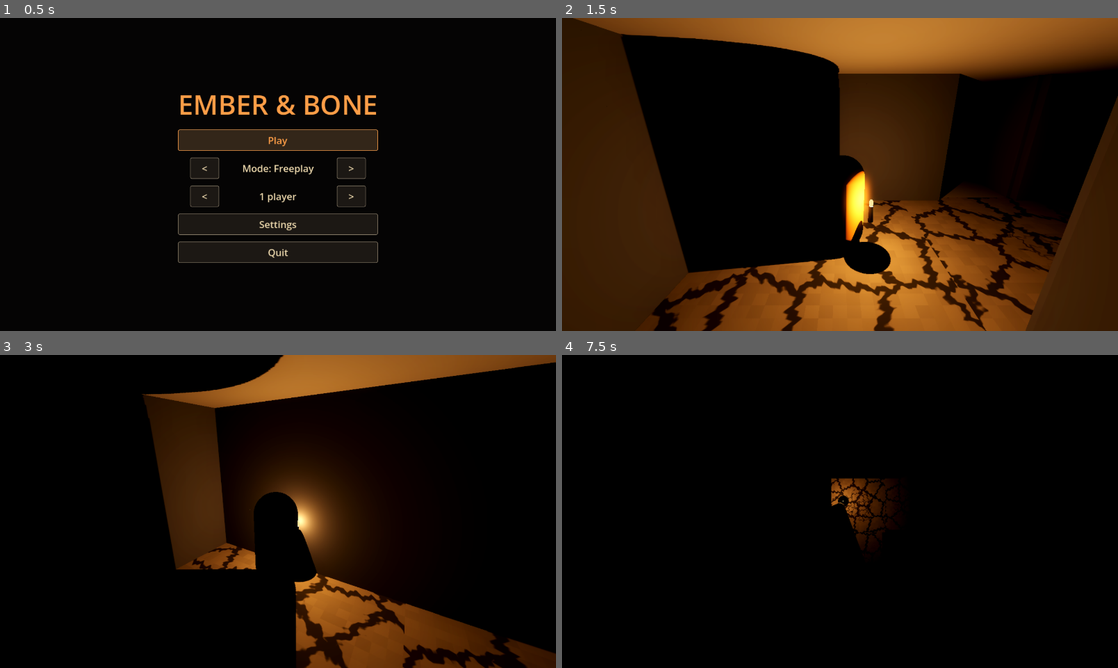
Above: before the commit, frames 1-4 (two rows, left to right).
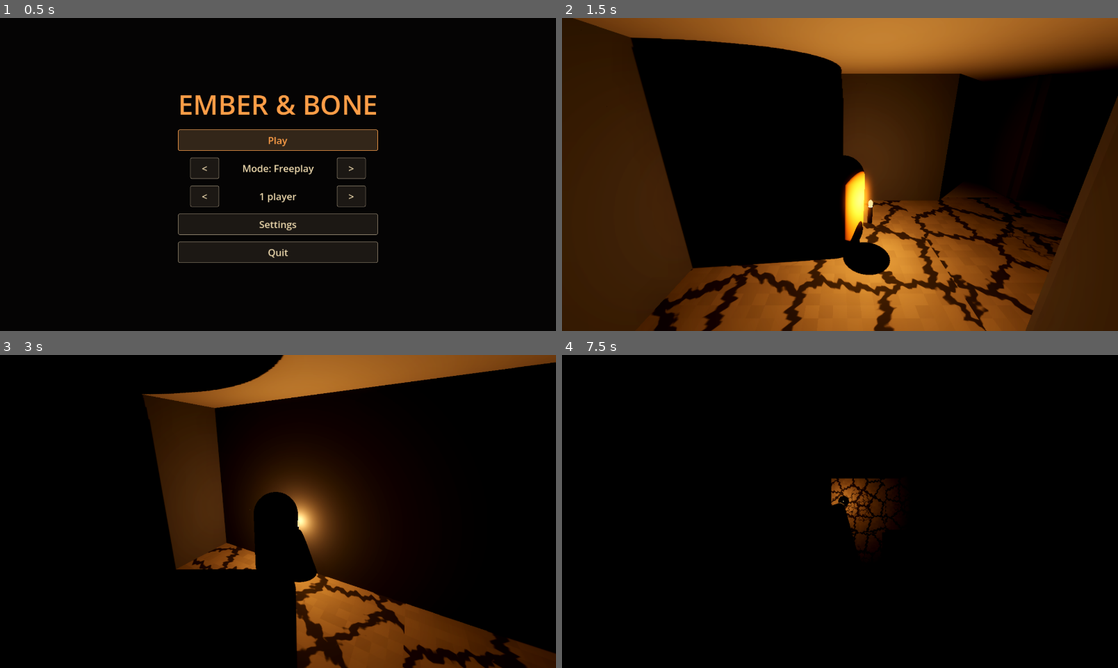
Above: after the commit, the same moments.

Repository: BrianA1995/Ember_and_Bone
Game: Godot game, scene res://ui/main_menu.tscn
The game is run twice, just before and just after one commit, with the same random seed, the same clock (stepped at 60 frames per second) and the same inputs.
Inputs (mouse positions are in pixels of both pictures, inside the frame that each line leads up to):
- Up to frame 1 (0.5 s): no input
- Up to frame 2 (1.5 s): click "Play" at 0.5 s; tap Enter (ui_accept) at 1.25 s; move the mouse to (962, 158) at 1.27 s; hold D (move_right) from 1.28 s (still down); tap V (camera_cycle) at 1.35 s; click (962, 158) at 1.42 s
- Up to frame 3 (3 s): tap Enter (ui_accept) at 1.52, 1.82, 2.27, 2.57 s; move the mouse to (250, 511) at 2.02 s; release D (move_right) at 2.03 s; hold W (move_forward) from 2.03 s (still down); tap 3 (camera_first) at 2.1 s; move the mouse to (289, 505) at 2.77 s; tap 2 (camera_third) at 2.85 s
- Up to frame 4 (7.5 s): move the mouse to (834, 517) at 3.52 s; tap 1 (camera_top) at 3.6 s; click (834, 517) at 3.67 s; tap Enter (ui_accept) at 3.77, 4.07, 4.52, 4.82, 5.75, 7.25 s; move the mouse to (1006, 558) at 4.27 s; release W (move_forward) at 4.28 s; hold A (move_left) 4.28-5 s; tap E (interact) at 4.35 s; drag from (673, 464) to (756, 433) at 5.02 s; move the mouse to (867, 511) at 5.77 s; hold S (move_back) 5.78-6.5 s; tap Shift (sprint) at 5.85 s; click (867, 511) at 5.92 s; drag from (756, 433) to (728, 527) at 6.52 s; move the mouse to (962, 495) at 7.27 s; hold W (move_forward) from 7.28 s (still down); tap C at 7.35 s

Frame 1 is identical in both runs. In frame 2, 1.8% of the frame differs, in the area x 10-60%, y 5-83%; in frame 3, less than 0.1%; in frame 4, less than 0.1%.

Commit message:
Seam: distance checks wrap, candle follows the interpolated body like the camera; add seam_shot tool
Co-Authored-By: Claude Sonnet 5.5 <noreply@anthropic.com>

Diff:
--- /dev/null
+++ b/debug/seam_shot.gd
@@ -0,0 +1,71 @@
+extends Node
+## Walks a real player out of an east-edge doorway and records the brightness of every frame
+## around the crossing (and saves those frames), to find a flash. Needs a real window (not
+## --headless) and the SHOT_DIR environment variable. Run debug/seam_shot.tscn.
+
+const SIZE := 20
+const VIEW_MODE := CameraRig.Mode.FIRST
+
+
+func _ready() -> void:
+	if OS.get_environment("NOINTERP_TREE") != "":
+		get_tree().set_physics_interpolation_enabled(false)
+	GameSettings.player_count = 1
+	GameSettings.maze_size = SIZE
+	GameSettings.start_view = VIEW_MODE
+	GameInput.configure(1)
+	var game := (load("res://game/game.tscn") as PackedScene).instantiate() as LocalGame
+	if OS.get_environment("SEAM_DEPTH") != "":
+		game.get_node("MazeManager/MazeView").seam_depth = int(OS.get_environment("SEAM_DEPTH"))
+	add_child(game)
+	await _frames(20)
+	var manager: MazeManager = game.get_node("MazeManager")
+	manager.start_collapse_delay = 0.0
+	var player: Player = game.players[0]
+	var east_x := SIZE / 2 - 1
+	var found := false
+	for z in range(-SIZE / 2 + 2, SIZE / 2 - 2):
+		player.warp_to(Vector3((east_x - 1) * 4.0, 0.8, z * 4.0))
+		await _frames(40)
+		if manager.grid.is_open(Vector2i(east_x, z), 1) and manager.grid.is_open(Vector2i(east_x - 1, z), 1):
+			found = true
+			break
+	print("doorway found: ", found)
+	var rig: CameraRig = game.rigs[0]
+	rig.yaw = 0.0
+	Input.action_press(&"move_right")
+	var previous := 0.0
+	if OS.get_environment("NOINTERP") != "":
+		player.physics_interpolation_mode = Node.PHYSICS_INTERPOLATION_MODE_OFF
+	if OS.get_environment("NOSHADOW") != "":
+		(player.find_children("*", "OmniLight3D", true, false)[0] as OmniLight3D).shadow_enabled = false
+	var events := []
+	manager.grid.cell_added.connect(func(c: Vector2i) -> void: events.append("+%s" % c))
+	manager.grid.cell_removed.connect(func(c: Vector2i) -> void: events.append("-%s" % c))
+	var light := player.find_children("*", "OmniLight3D", true, false)[0] as OmniLight3D
+	var dir := OS.get_environment("SHOT_DIR")
+	for frame in 240:
+		await get_tree().process_frame
+		if OS.get_environment("WARPTEST") != "" and frame == 10:
+			player.warp_to(player.global_position)
+		var image := get_viewport().get_texture().get_image()
+		var small := image.duplicate() as Image
+		small.resize(16, 8, Image.INTERPOLATE_LANCZOS)
+		var brightness := 0.0
+		for py in 8:
+			for px in 16:
+				brightness += small.get_pixel(px, py).get_luminance() / 128.0
+		var x := player.global_position.x
+		var note := "   <-- JUMP" if absf(brightness - previous) > 0.02 and frame > 0 else ""
+		print("frame %3d  x %7.2f  brightness %.4f%s  cam %s light %s vis %s energy %.2f  %s" % [frame, x, brightness, note, rig.get_camera().global_position.snappedf(0.1), light.global_position.snappedf(0.1), light.is_visible_in_tree(), light.light_energy, events])
+		events.clear()
+		if note != "" or absf(x) > 36.0 and absf(x) < 44.0 and dir != "":
+			image.save_png("%s/seam_%03d.png" % [dir, frame])
+		previous = brightness
+	Input.action_release(&"move_right")
+	get_tree().quit()
+
+
+func _frames(n: int) -> void:
+	for i in n:
+		await get_tree().process_frame
--- /dev/null
+++ b/debug/seam_shot.tscn
@@ -0,0 +1,6 @@
+[gd_scene format=3]
+
+[ext_resource type="Script" path="res://debug/seam_shot.gd" id="1_shot"]
+
+[node name="SeamShot" type="Node"]
+script = ExtResource("1_shot")
--- a/maze/reveal_collapse.gd
+++ b/maze/reveal_collapse.gd
@@ -95,11 +95,21 @@
 		if not source.has("position"):
 			return true
 		var position: Vector3 = source.position
-		var gap := Vector2(maxf(absf(position.x - centre.x) - half, 0.0),
-				maxf(absf(position.z - centre.z) - half, 0.0))
+		var gap := Vector2(maxf(_apart(position.x - centre.x, grid.bounds.size.x) - half, 0.0),
+				maxf(_apart(position.z - centre.z, grid.bounds.size.y) - half, 0.0))
 		if gap.length() <= source.reach:
 			return true
 	return false
+
+
+## How far apart two things are along one axis, `delta` metres. In a wrapping maze that axis is
+## a loop of `cells` cells, so the short way round may be across the seam.
+func _apart(delta: float, cells: int) -> float:
+	var apart := absf(delta)
+	if grid.wrap_edges:
+		var span := cells * RoomDefs.CELL_SIZE
+		apart = minf(apart, span - apart)
+	return apart
 
 
 func _reset_timers() -> void:
--- a/player/player.gd
+++ b/player/player.gd
@@ -79,6 +79,9 @@
 var _grace_left := 0.0
 
 @onready var _visual: Node3D = $Visual
+## Where the candle is held, relative to the body.
+var _candle_offset := Vector3.ZERO
+
 @onready var _candle: Candle = $Candle
 @onready var _candle_box: CollisionShape3D = $CandleCollision
 @onready var _ground_probe: RayCast3D = $GroundProbe
@@ -95,6 +98,10 @@
 	# Standing height: the body's feet rest on the floor.
 	var body := $CollisionShape3D.shape as CapsuleShape3D
 	_stand_height = body.height * 0.5
+	_candle.top_level = true
+	_candle.physics_interpolation_mode = Node.PHYSICS_INTERPOLATION_MODE_OFF
+	_hold_candle()
+	_candle.global_position = global_transform * _candle_offset
 	light_radius = ceili(candle_reach) + dark_margin
 	_candle.reach_cells = candle_reach
 	change_distance = _candle.visible_distance() + 0.5
@@ -102,6 +109,13 @@
 	# half a metre out) must stop short of that or the changes become visible.
 	if _candle.light_range() + 0.5 > light_radius * RoomDefs.CELL_SIZE:
 		push_warning("Player: the candle's light reaches rooms that can still change; raise dark_margin")
+
+
+## The candle is drawn from the same interpolated body position the camera follows, every frame.
+## Left to the renderer's own interpolation, its light could be a frame behind the camera when
+## the body is carried across the maze's edge: one black frame.
+func _process(_delta: float) -> void:
+	_candle.global_position = get_global_transform_interpolated() * _candle_offset
 
 
 func _physics_process(delta: float) -> void:
@@ -260,6 +274,6 @@
 ## Puts the candle, and the collision box around it, where the body is holding it.
 func _hold_candle() -> void:
 	var held := Basis(Vector3.UP, _visual.rotation.y) * candle_hold
-	_candle.position = held
+	_candle_offset = held
 	_candle_box.position = held - Vector3(0.0, candle_box_drop, 0.0)
 	_candle_box.rotation.y = _visual.rotation.y
Not shown, added: debug/seam_shot.gd.uid
